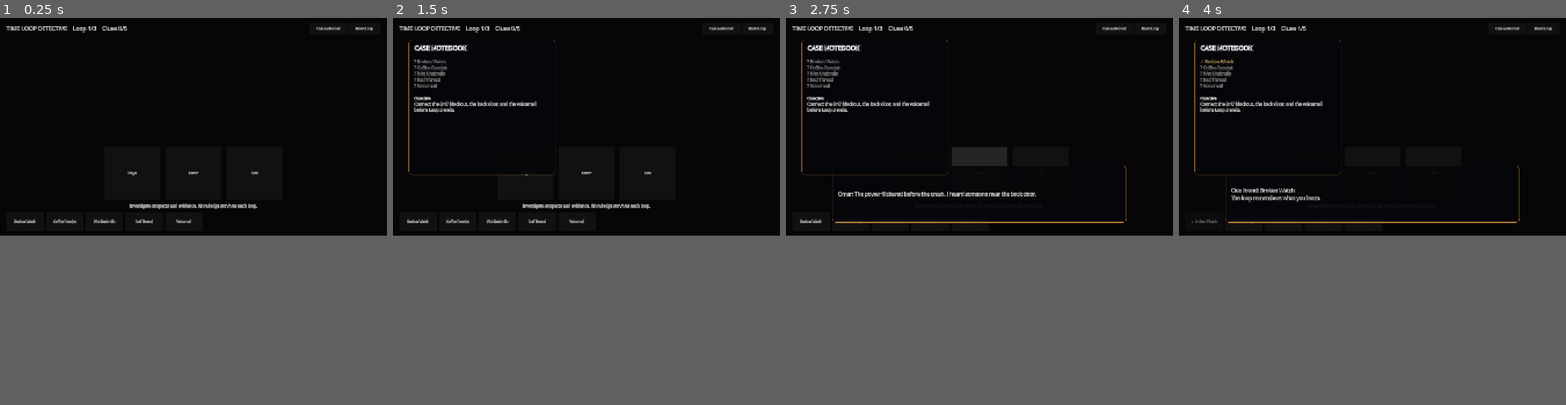
Above: before the commit, frames 1-4 (left to right).
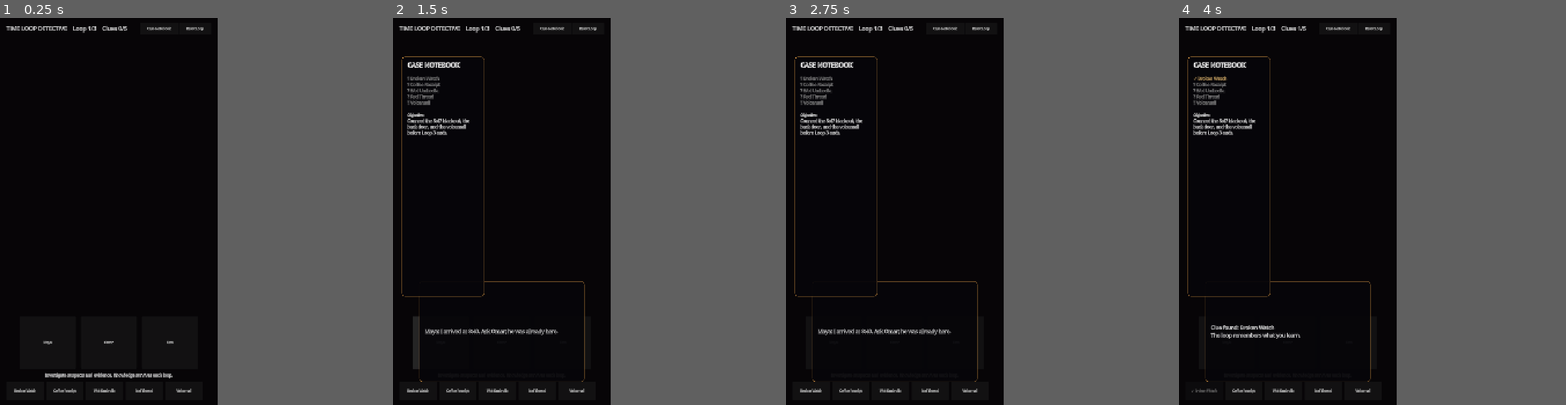
Above: after the commit, the same moments.

Repository: bs080402270-ctrl/TimeLoopDetectiveAsmaMobile
Game: Godot game, scene res://scenes/main.tscn
The game is run twice, just before and just after one commit, with the same random seed, the same clock (stepped at 60 frames per second) and the same inputs.
Inputs:
- Up to frame 1 (0.25 s): no input
- Up to frame 2 (1.5 s): click "Case Notebook" at 0.5 s; click "Maya" at 1.25 s
- Up to frame 3 (2.75 s): click "Omar" at 2 s
- Up to frame 4 (4 s): click "Lina" at 2.75 s; click "Broken Watch" at 3.5 s
In our replay, the window is 800x450 before the commit and 450x800 after it. These sizes can differ from the game's own. Grey fills any space a smaller window leaves; there, only what the larger window draws over its background counts as a difference.

The runs differ from the first frame. In frame 1, 1.3% of the frame differs, in the area x 3-97%, y 2-97%; in frame 2, 3.8%; in frame 3, 4.5%, in the area x 2-97%, y 2-97%; in frame 4, 3.8%.

Commit message:
Fix mobile viewport scaling and aspect behavior

Diff:
--- a/project.godot
+++ b/project.godot
@@ -10,11 +10,12 @@
 config/icon="res://icon.svg"
 
 [display]
-window/size/viewport_width=1920
-window/size/viewport_height=1080
-window/size/window_width_override=1280
-window/size/window_height_override=720
+window/size/viewport_width=1080
+window/size/viewport_height=1920
+window/size/window_width_override=720
+window/size/window_height_override=1280
 window/stretch/mode="canvas_items"
+window/stretch/aspect="expand"
 window/handheld/orientation=1
 
 [rendering]
